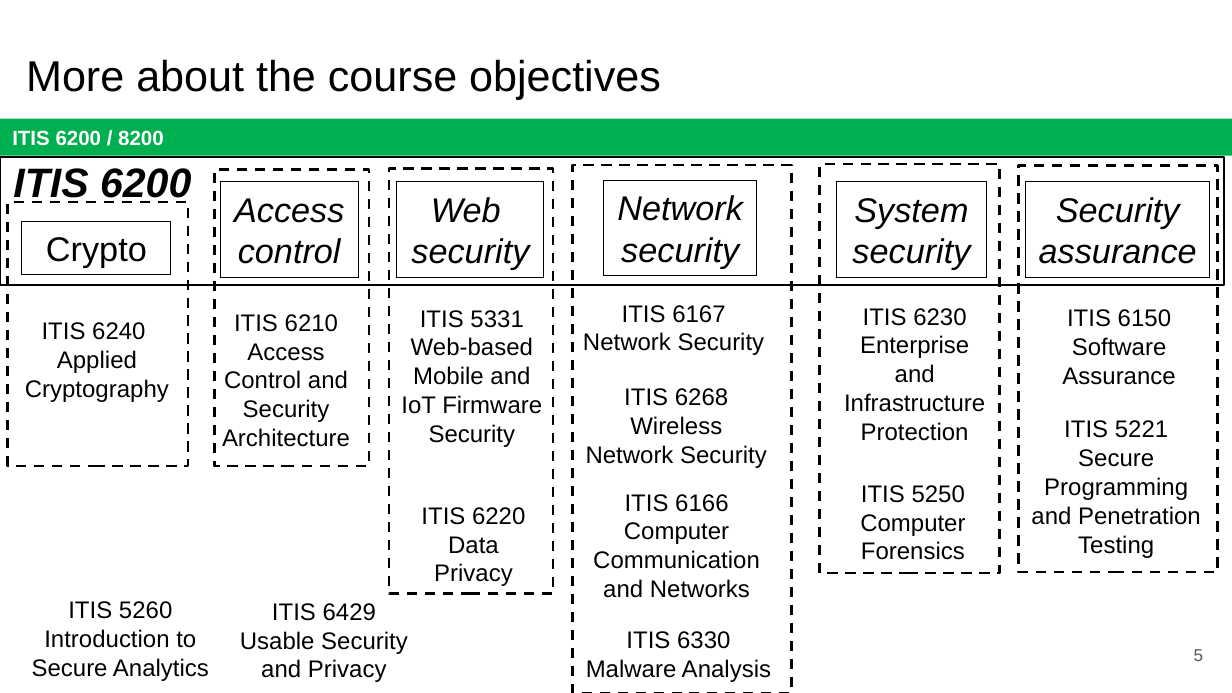
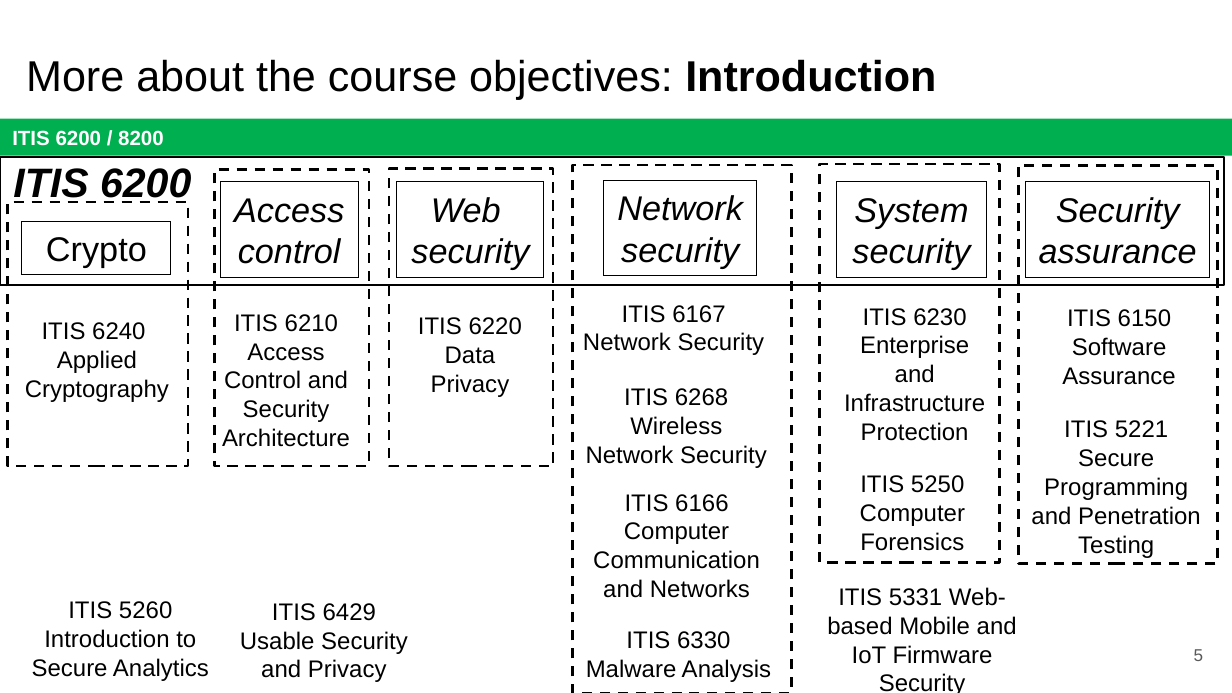
Before and after one commit to jx5c/github.io, a slide deck: slide 5 of teaching/ITIS6200/2023fa/lectures/Sep.5.syllabus.update.pptx. Drawn at 1232x693 pixels with LibreOffice and Linux fonts; fonts in the diff are those of the drawing. Boxes give left, top, right and bottom in pixels: in the first picture for what was removed or moved away, otherwise in the second. Text is boxed around its words. In the diff, an @@ line names an element or a change of style, - is before the commit and + after.

```diff
--- a/teaching/ITIS6200/2023fa/lectures/Sep.5.syllabus.update.pptx
+++ b/teaching/ITIS6200/2023fa/lectures/Sep.5.syllabus.update.pptx
@@ title at <box>26,59,936,100</box>: text changed @@
-More about the course objectives
+More about the course objectives: Introduction
@@ rectangle: place and size @@
-rectangle at <box>389,169,553,594</box>
+rectangle at <box>389,169,553,467</box>
@@ rectangle: place and size @@
-rectangle at <box>819,164,999,573</box>
+rectangle at <box>819,164,999,562</box>
@@ rectangle: place and size @@
-rectangle at <box>1019,165,1218,572</box>
+rectangle at <box>1019,165,1218,563</box>
@@ text "ITIS 6220 Data Privacy": place and size @@
-text "ITIS 6220 Data Privacy" at <box>421,507,525,586</box>
+text "ITIS 6220 Data Privacy" at <box>418,317,522,397</box>
@@ text "ITIS 5250 Computer Forensics": place and size @@
-text "ITIS 5250 Computer Forensics" at <box>860,485,965,560</box>
+text "ITIS 5250 Computer Forensics" at <box>860,475,965,551</box>
@@ text "ITIS 5331 Web-based Mobile and ..." rewrapped from <box>401,310,542,447</box> to <box>827,587,1017,693</box> @@
```
Also in this commit, not shown: 37 other files.
